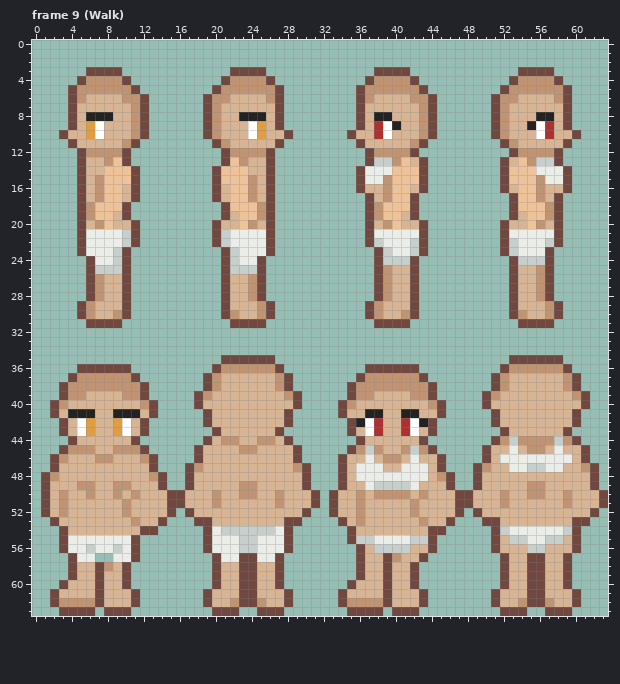
One commit to this pixel-art file: Aseprite/BTCharacter1.aseprite. Above, as it was before the edit.
64x64 pixels, 11 frames. Shown: frame 9 (Walk). The commit also changed other frames, which this record leaves out.
After:
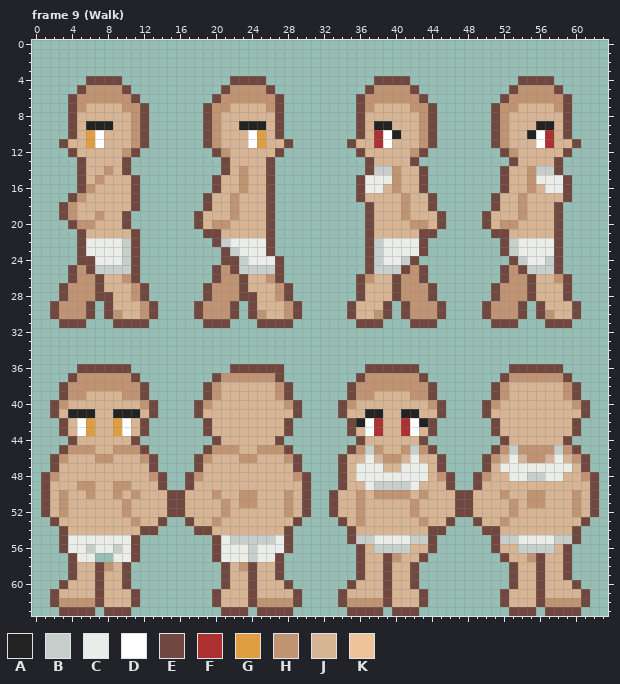
Palette (. is transparent): A #232323  B #c7cfcc  C #ebede9  D #ffffff  E #70483f  F #ac3232  G #de9e41  H #c09473  J #d7b594  K #eec39a
The exact change:
Changed rows in their new state; - is an unchanged pixel.
Frame 9 (Walk):
first column x 2:
 3 ----....------------....------------....------------....---
 4 ---.EEEE.----------.EEEE.----------.EEEE.----------.EEEE.--
 5 --.E----E.--------.E----E.--------.E----E.--------.E----E.-
 6 ----HHHH-E.------.E-HHHH------------HHHH-E.------.E-HHHH---
 7 ---H----H----------H----H----------H----H----------H----H--
 8 ----JJJ--------------JJJ------------JJ----------------JJ---
 9 ----AAA--------------AAA------------AAJ--------------JAA---
10 -.E----------------------E.------.E---A--------------A---E.
11 -EJ-GD--JHE------EHJ--DG-JE------EJ-FD--JHE------EHJ--DF-JE
12 --EJJJJJHE--------EHJJJJJE--------EJJJJJHE--------EHJJJJJE-
13 ------JJ------------JJ--------------JJJJE.--------.EJJJJ---
14 ------HJE.--------.EJH------------.EBBHJJ----------JJHBBE.-
15 ------JJJ----------JJHJ--------------CHJJ----------JJHC----
16 ----HJJJ------------JHJ------------CCJHJ------------JHJCC--
17 --EH-JJJ---------EJ-HJJ-----------EJ-JJHJJE------EJJHJJ-JE-
18 -EHJJJJJJE-------EJJHJJJ------------JJJHJJE------EJJHJJJ---
19 -EHJJHJ---------EJJJHJJJ------------JJJHJJJE----EJJJHJJJ---
20 --EHHJJ-E.------EJHH-JJ--------------JJ-HHJE----EJHH-JJ----
21 ----JJJJJ--------E-JJJJJ------------JJJJJ-E------E-JJJJJ---
22 ----------------------------------------C--------------C---
23 -------CBE-------------------------EBC--C--------------CE--
24 ---E---CBE----------EB-CCE---------EBCC--------------CCBE--
25 --EH----BE--------EHE--BBE---------EBBBEHE--------EHEBBBE--
26 --EHHE--HE--------EHHEJJHE--------EHJJEHHE--------EHHEJJHE-
27 -EHHHE--JHE------EHHHEJJJHE-------EJJJEHHHE------EHHHEJJJE-
28 -EHHHEE-JHE------EHHHEEJJHE-------EJJJEHHHE------EHHHEJJJE-
29 EHHHE.E-JJHE----EHHHE.EJJJHE-----EJJJE.EHHHE----EHHHE.EJJJE
30 EHHHE.E-JJHE----EHHHE.E-JJHE-----EJJ-E.EHHHE----EHHHE.E-JJE
31 -EEE...-EEE------EEE...-EEE-------EE-...EEE------EEE...-EE-
first column x 16:
35 -----......--------------------------......-----
36 ----..EEEEE-------------------------.EEEEEE.----
37 ---.EHHHHHHE.----------------------.EHHHHHHE.---
39 --.EH------HE.--------------------.EH------HE.--
40 ---H--------H----------------------H--------H---
41 --EJ--------JE--------------------EJ--------JE--
43 ---EJ------JE----------------------EJ------JE---
44 ---.EJJ--JJE.----------------------.EJJJJJJE.---
45 --.EHHHJJHHHE.--------------------.EHBH--HBHE.--
46 ---H---HH---H----------------------HJ-JHHJ-JH---
47 -.E----------E.------------------.E-C--CC--C-E.-
48 --H----------H--------------------H--CCBBCC--H--
49 -------JJ------------------------------JJ-------
50 -----------JH-E.---------------------------JH-E.
51 ----JH-HH--JH-E.--------------------JH-HH--JH-E.
52 EJ---H------H-------------------EJ---H------H---
53 -EJJH-------J--------------------EJJH-------J---
54 --E-JJJJJJJJ----------------------E-JJJJJJJJ----
55 ---.E-B--BB-------------------------B-C--C-B----
56 ---.E--C------------------------------B--B-E.---
57 -------CB------------------------------H--------
58 ----.E-H----------------------------.E-J--------
59 ----.E-J----------------------------.E-J--------
60 ----.E-J---JE-----------------------.E-J---JE---
61 ---.E--J----JE---------------------.E--J----JE--
62 ---.E-JJ--HHHE---------------------.E-JJ--HHHE--
63 ----.--E----E-----------------------.--E----E---
Changed places in both pictures, as pixel boxes (x1, y1, x2, y2):
changed: (50, 67, 158, 328)
changed: (176, 67, 320, 616)
changed: (347, 67, 608, 616)
